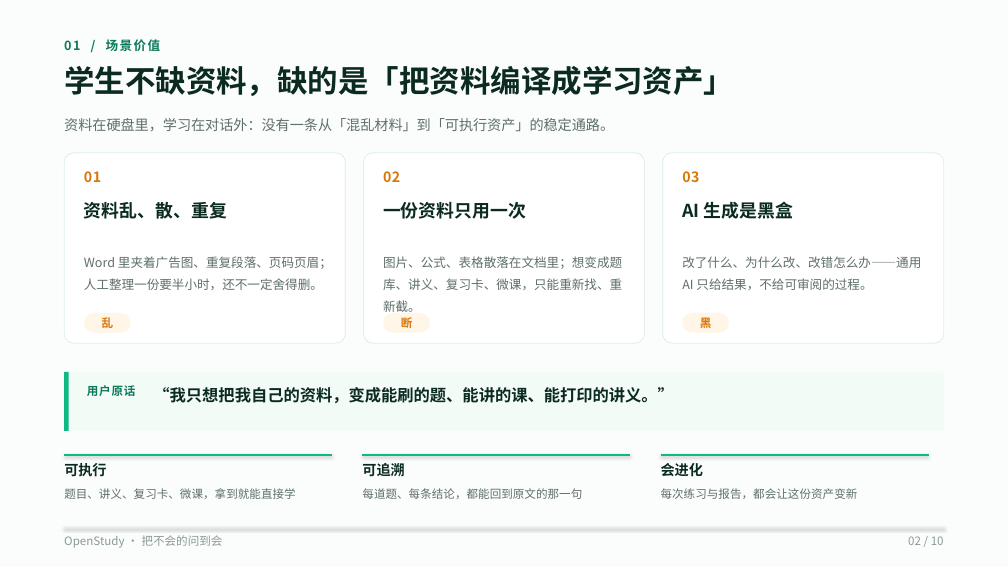
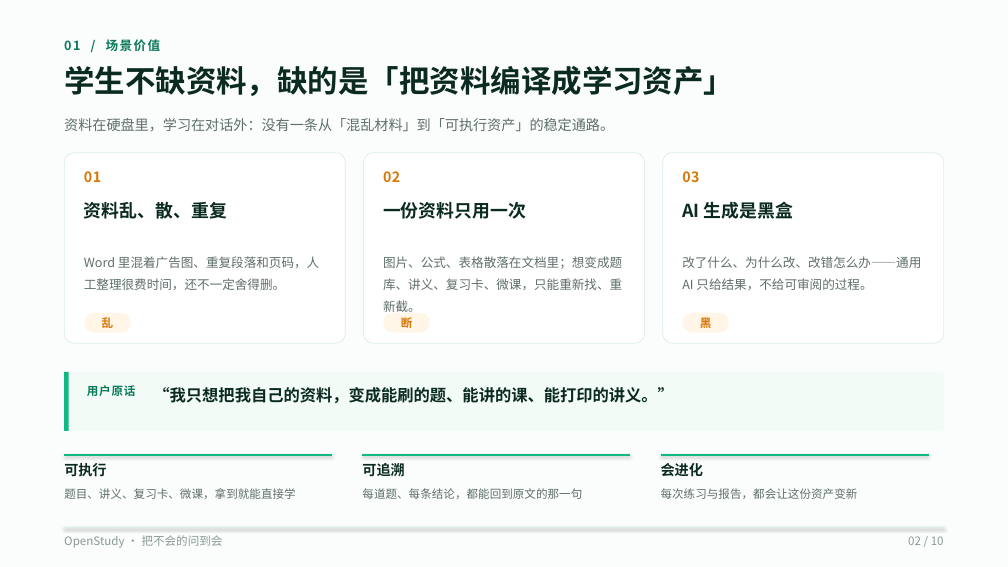
Before and after one commit to wufeng1234567/openstudy-fastapi-ts, a slide deck: slide 2 of doc/competition/OpenStudy-10页-V3-码道版.pptx. Drawn at 1008x567 pixels with LibreOffice and Linux fonts; fonts in the diff are those of the drawing. Boxes give left, top, right and bottom in pixels: in the first picture for what was removed or moved away, otherwise in the second. Text is boxed around its words. In the diff, an @@ line names an element or a change of style, - is before the commit and + after.

```diff
--- a/doc/competition/OpenStudy-10页-V3-码道版.pptx
+++ b/doc/competition/OpenStudy-10页-V3-码道版.pptx
@@ text at <box>84,256,319,290</box>: text changed @@
-Word 里夹着广告图、重复段落、页码页眉；人工整理一份要半小时，还不一定舍得删。
+Word 里混着广告图、重复段落和页码，人工整理很费时间，还不一定舍得删。
```
Also in this commit, not shown: 6 other slides changed, 4 other files.
